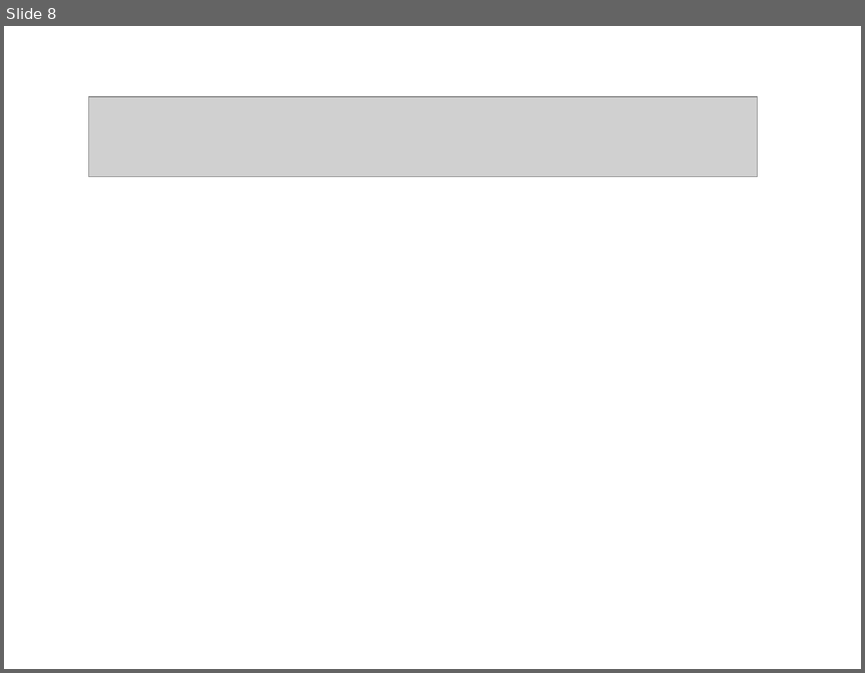
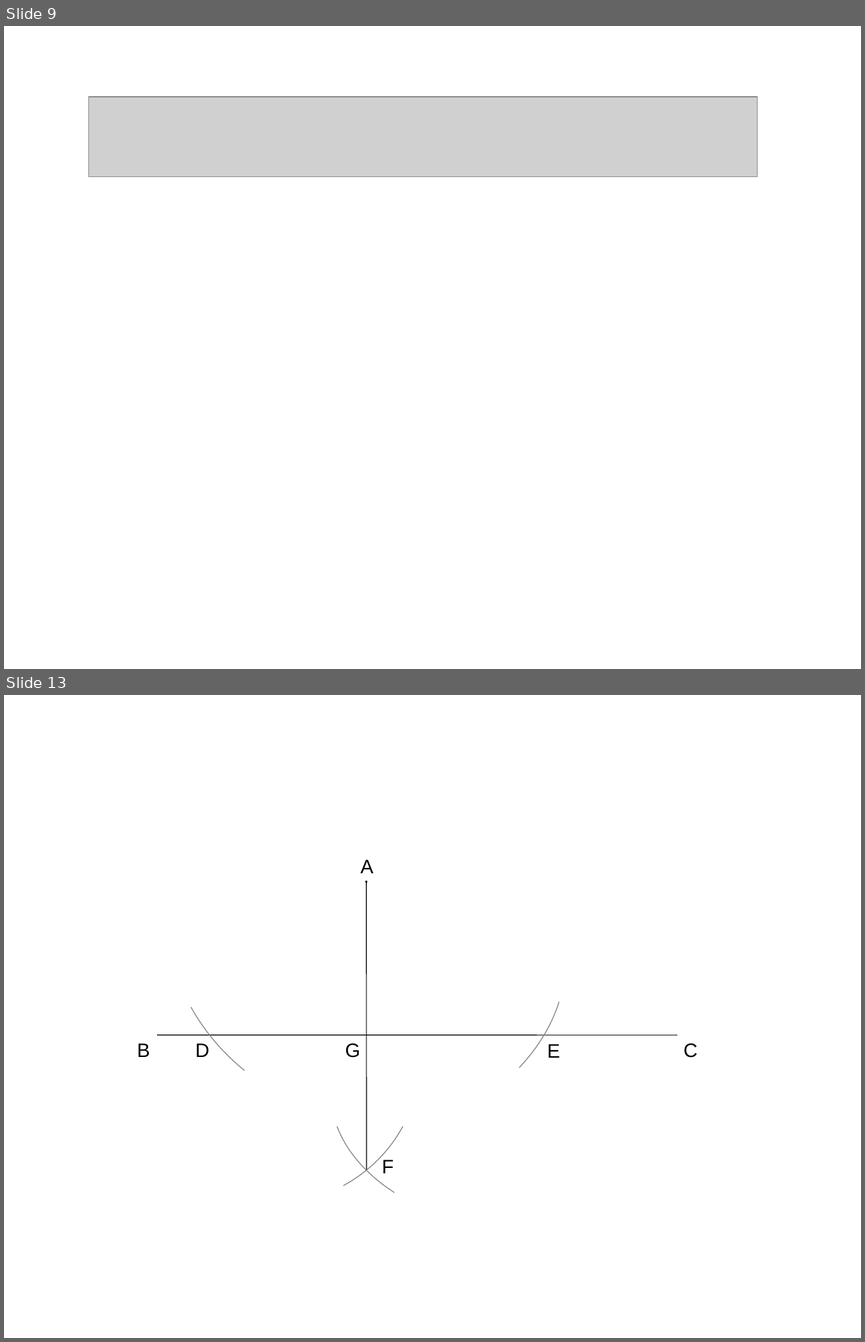
Before and after one commit to ericzhang/english-math, a slide deck: math/grade-7-下/7下数学北师大版-unit-2-相交线与平行线.ppt. Shown one above the other, each under a label of ours: slide 8 before the commit, slides 9 and 13 after it; the slides between them are not shown. The pictures are 865x673 and 865x1342 pixels, drawn with LibreOffice and Linux fonts; fonts in the diff are those of the drawing; grey boxes stand for pictures. Boxes give left, top, right and bottom in pixels: in the first picture for what was removed or moved away, otherwise in the second. Text is boxed around its words. In the diff, an @@ line names an element or a change of style, - is before the commit and + after.

```diff
--- a/math/grade-7-下/7下数学北师大版-unit-2-相交线与平行线.ppt
+++ b/math/grade-7-下/7下数学北师大版-unit-2-相交线与平行线.ppt
@@ slide 13 added at (4,695,861,1338), background #FFFFFF @@
@@ text added at (356,861,377,890), 18 pt, text #000000 @@
+.
@@ text added at (360,860,373,873), 18 pt, text #000000 @@
+A
@@ line added from (366, 881) to (366, 1169), #000000 0.74 pt @@
@@ freeform shape added at (190,1006,244,1070), outline #808080 0.74 pt @@
@@ freeform shape added at (519,1002,559,1068), outline #808080 0.74 pt @@
@@ line added from (157, 1035) to (677, 1035), #000000 0.74 pt @@
@@ text added at (137,1043,150,1057), 18 pt, text #000000 @@
+B
@@ text added at (195,1043,209,1057), 18 pt, text #000000 @@
+D
@@ text added at (345,1043,360,1057), 18 pt, text #000000 @@
+G
@@ text added at (547,1044,560,1057), 18 pt, text #000000 @@
+E
@@ text added at (683,1043,698,1057), 18 pt, text #000000 @@
+C
@@ freeform shape added at (337,1127,394,1193), outline #808080 0.74 pt @@
@@ freeform shape added at (343,1127,403,1185), outline #808080 0.74 pt @@
@@ text added at (382,1159,394,1173), 18 pt, text #000000 @@
+F
@@ what was slide 8 is now slide 9 @@
```
Also in this commit, not shown: 2 slides changed, 2 other slides added, 5 other files.
